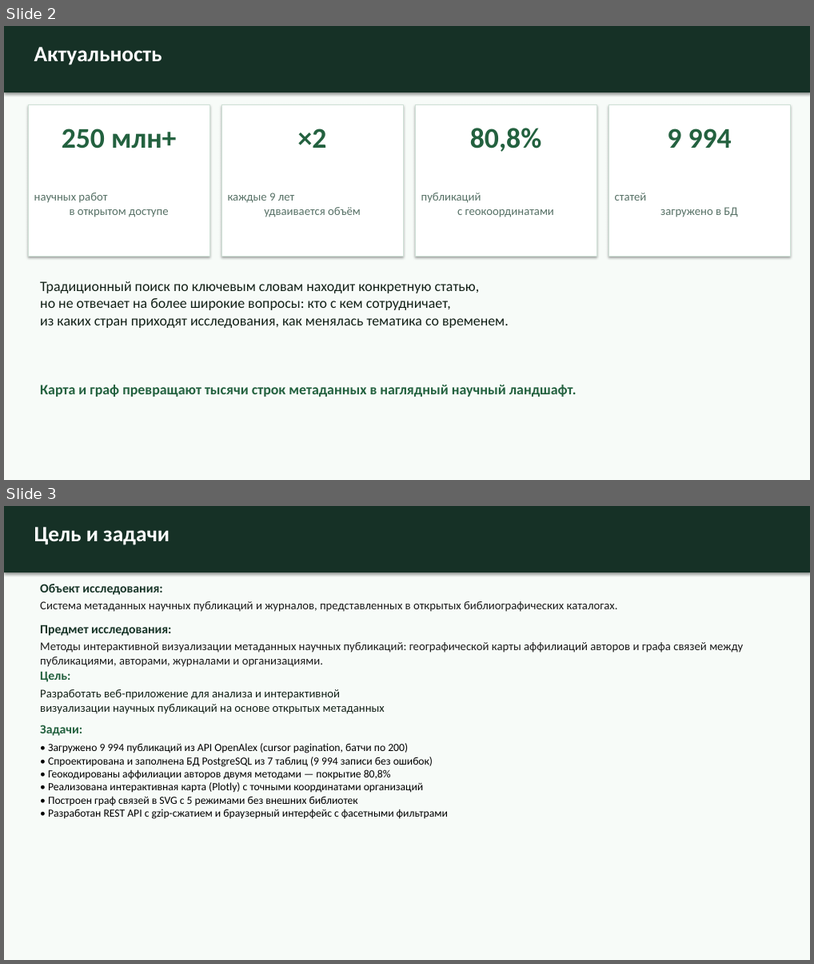
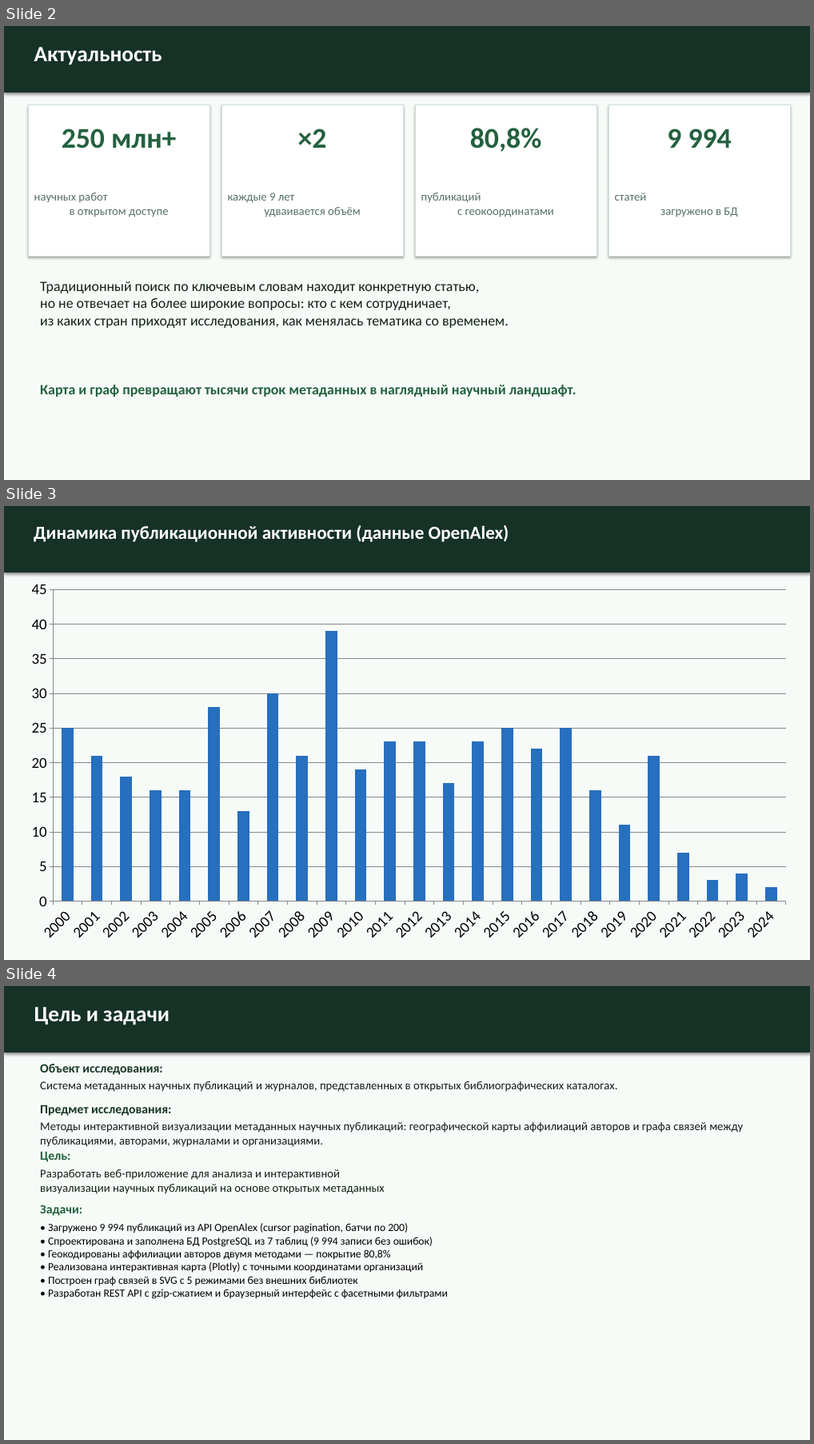
Before and after one commit to surnova2703/muiv3year, a slide deck: docs/Визуализация науки на основе метаданных публикаций и журналов.pptx. Shown one above the other, each under a label of ours: slides 2 and 3 before the commit, slides 2, 3 and 4 after it. The pictures are 814x964 and 814x1444 pixels, drawn with LibreOffice and Linux fonts; fonts in the diff are those of the drawing. Boxes give left, top, right and bottom in pixels: in the first picture for what was removed or moved away, otherwise in the second. Text is boxed around its words. In the diff, an @@ line names an element or a change of style, - is before the commit and + after.

```diff
--- a/docs/Визуализация науки на основе метаданных публикаций и журналов.pptx
+++ b/docs/Визуализация науки на основе метаданных публикаций и журналов.pptx
@@ slide 3 added at (x1=4, y1=506, x2=810, y2=960), background #FFFFFF @@
@@ rectangle added at (x1=4, y1=506, x2=810, y2=960), fill #F7FBF8 @@
@@ rectangle added at (x1=4, y1=506, x2=810, y2=572), fill #163126 @@
@@ text added at (x1=34, y1=525, x2=510, y2=542), 22 pt, text #FFFFFF, bold @@
+Динамика публикационной активности (данные OpenAlex)
@@ column chart added at (x1=16, y1=572, x2=802, y2=949) @@
+categories: 2000, 2001, 2002, 2003, 2004, 2005, 2006, 2007, 2008, 2009, 2010, 2011, 2012, 2013, 2014, 2015, 2016, 2017, 2018, 2019, 2020, 2021, 2022, 2023, 2024
+Series 1: 25, 21, 18, 16, 16, 28, 13, 30, 21, 39, 19, 23, 23, 17, 23, 25, 22, 25, 16, 11, 21, 7, 3, 4, 2
@@ what was slide 3 is now slide 4 @@
```
